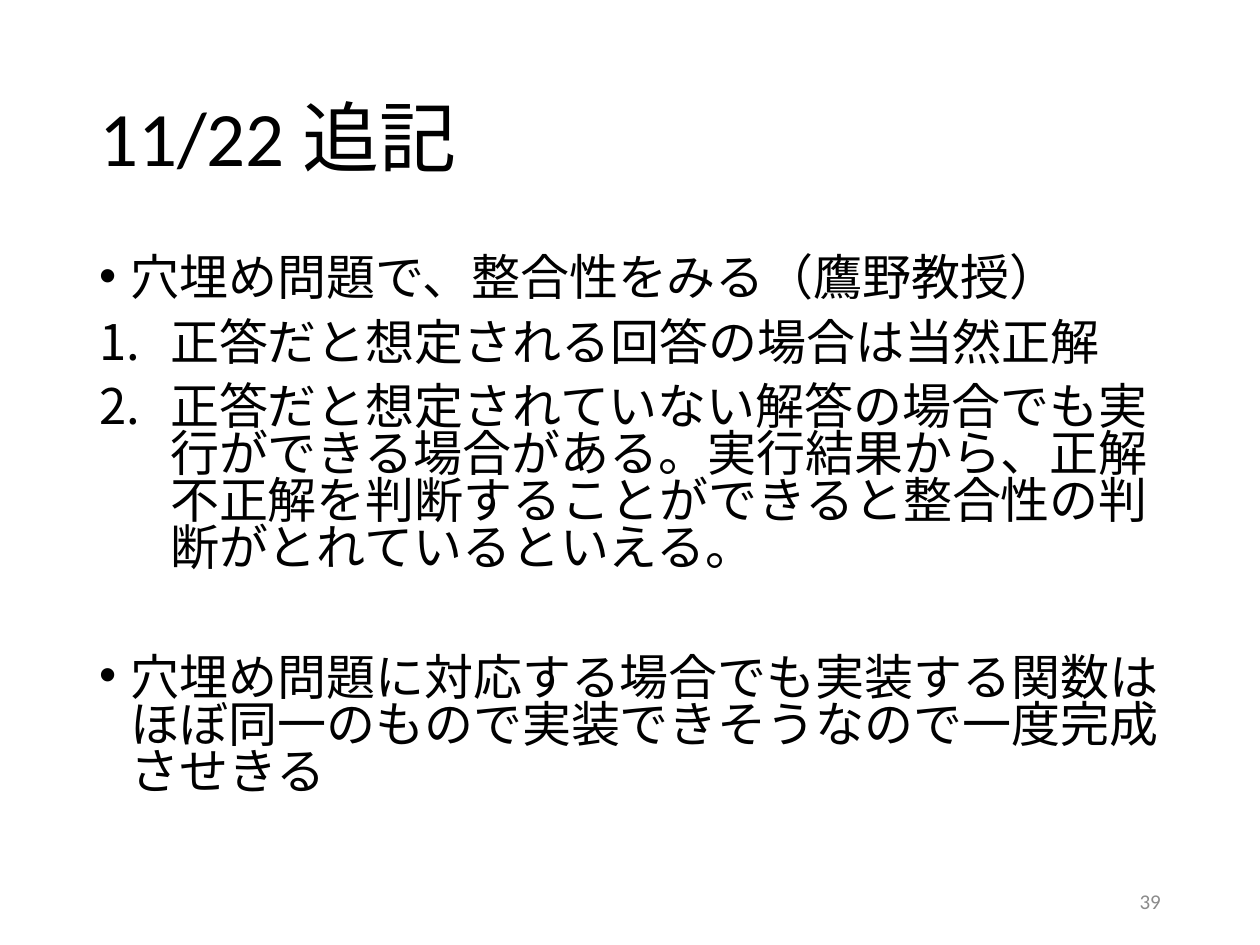
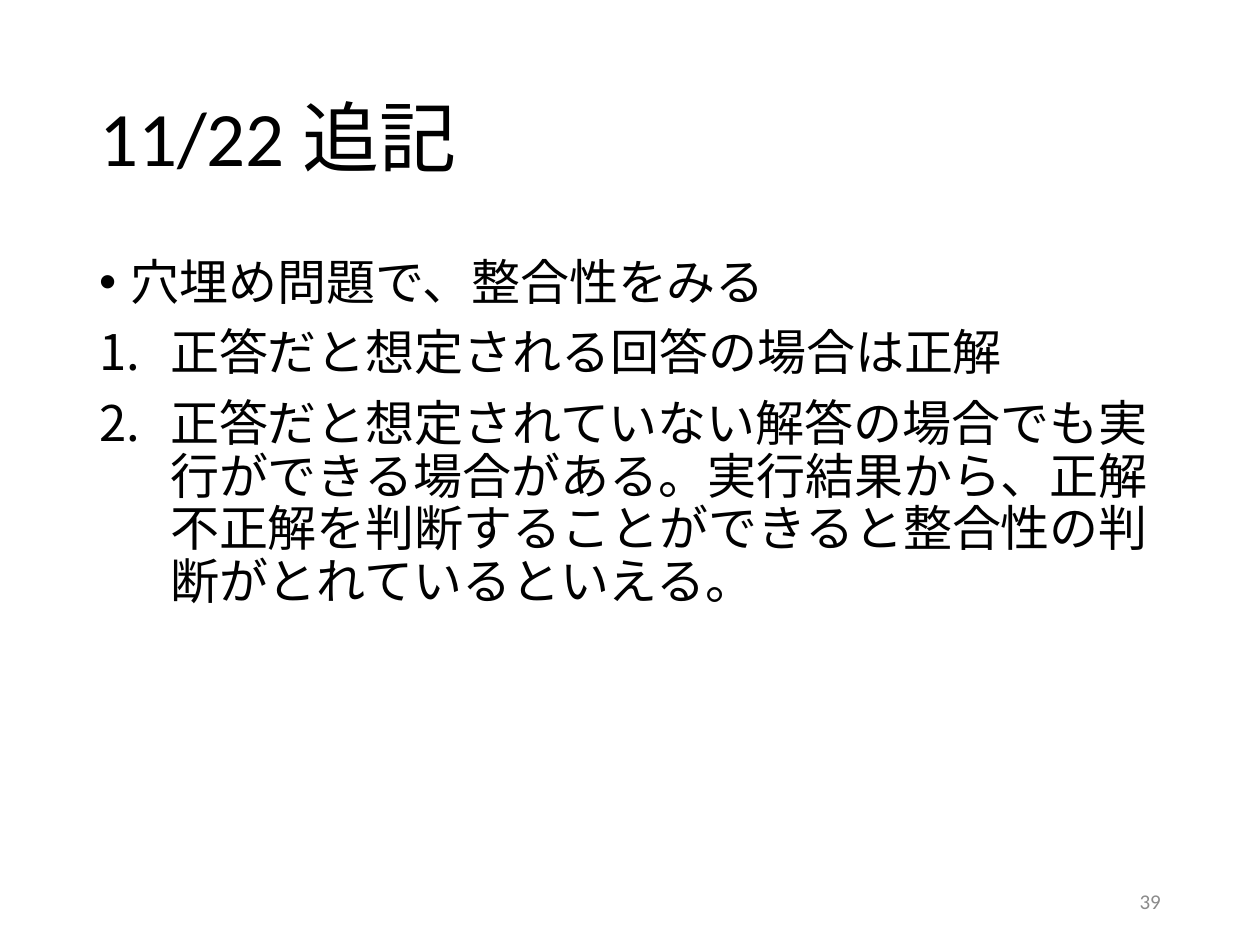
Before and after one commit to kait-takanolab/1821121-shimaoka-thesis, a slide deck: slide 39 of 1821121_shimaoka_sotsuken.pptx. Drawn at 1260x945 pixels with LibreOffice and Linux fonts; fonts in the diff are those of the drawing. Boxes give left, top, right and bottom in pixels: in the first picture for what was removed or moved away, otherwise in the second. Text is boxed around its words. In the diff, an @@ line names an element or a change of style, - is before the commit and + after.

Commit message:
12/05 ppslide42~44追加
インデントについて
問題の作成
アンケートについて
のslideを作成した

```diff
--- a/1821121_shimaoka_sotsuken.pptx
+++ b/1821121_shimaoka_sotsuken.pptx
@@ text at (131, 258, 1002, 374): text changed @@
-• 穴埋め問題で、整合性をみる（鷹野教授）
-1. 正答だと想定される回答の場合は当然正解
+• 穴埋め問題で、整合性をみる
+1. 正答だと想定される回答の場合は正解
@@ text at (170, 399, 1148, 603): line spacing 0.8 to 0.9 @@
@@ text at (131, 653, 1159, 792): paragraph removed @@
-• 穴埋め問題に対応する場合でも実装する関数はほぼ同一のもので実装できそうなので一度完成させきる
```
Also in this commit, not shown: 3 slides added, 1 slide removed.
